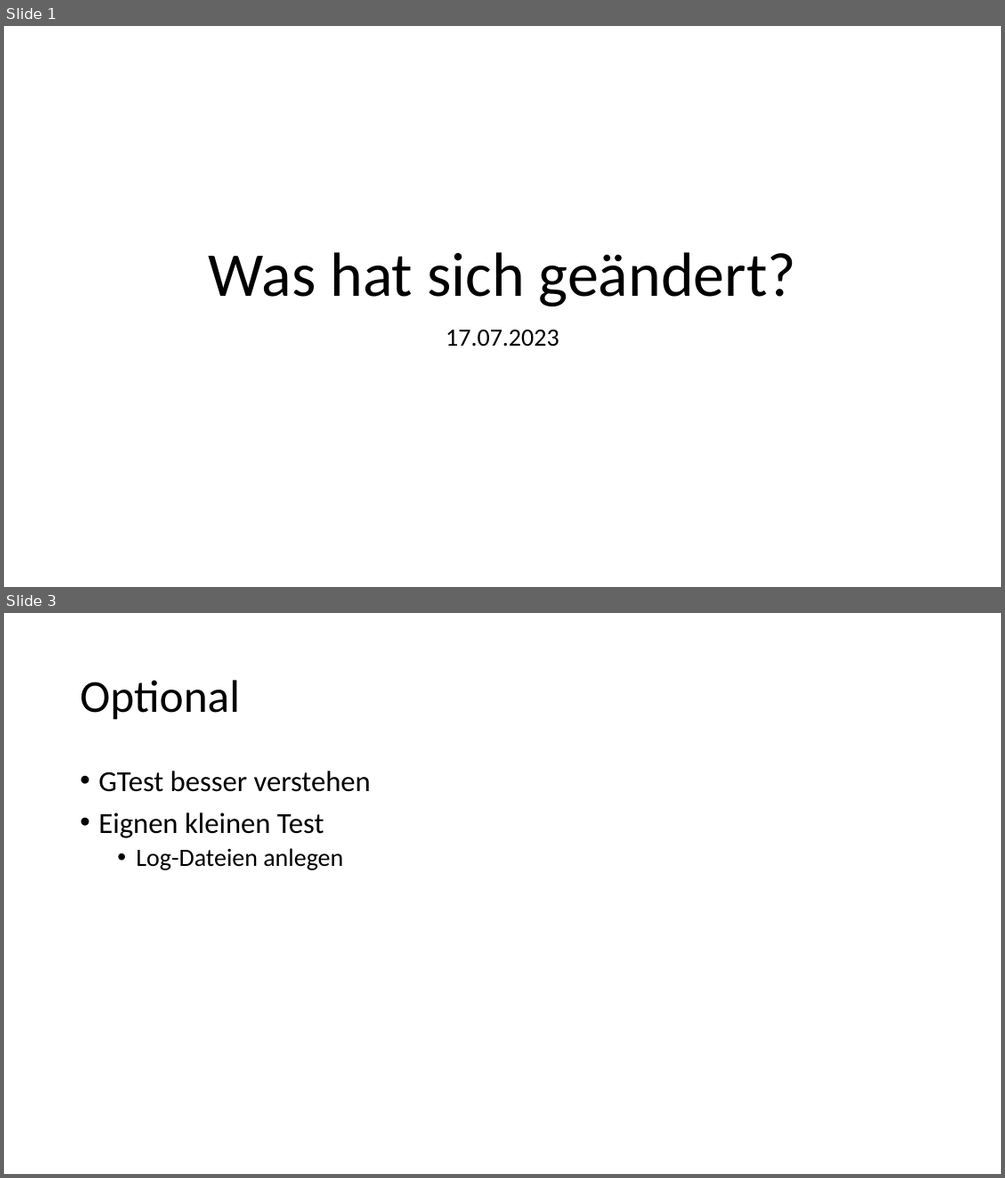
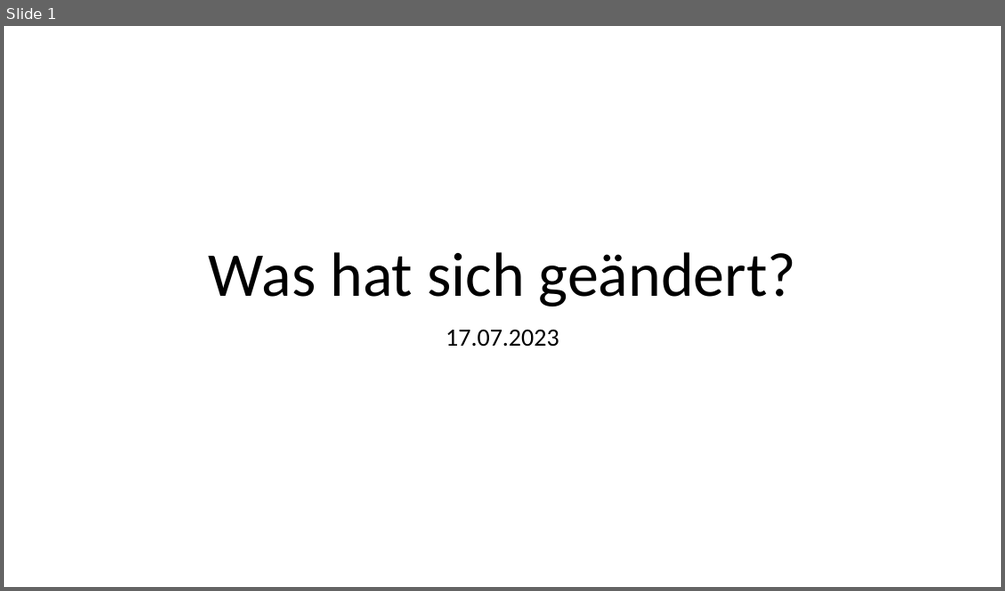
Before and after one commit to AnonyMIkus/sciascid-libpaxos-d255f8b67a32, a slide deck: Vortrag/2023_07_17.pptx. Shown one above the other, each under a label of ours: slides 1 and 3 before the commit, slide 1 after it; the slides between them are not shown. The pictures are 1005x1178 and 1005x591 pixels, drawn with LibreOffice and Linux fonts; fonts in the diff are those of the drawing. Boxes give left, top, right and bottom in pixels: in the first picture for what was removed or moved away, otherwise in the second. Text is boxed around its words. In the diff, an @@ line names an element or a change of style, - is before the commit and + after.

```diff
--- a/Vortrag/2023_07_17.pptx
+++ b/Vortrag/2023_07_17.pptx
@@ slide 3 removed at box(4, 613, 1001, 1174), background #FFFFFF @@
@@ title removed at box(80, 680, 240, 720) @@
-Optional
@@ text removed at box(98, 771, 371, 870) @@
-• GTest besser verstehen
-• Eignen kleinen Test
-  • Log-Dateien anlegen
```
Also in this commit, not shown: 2 slides changed, 1 slide added, 17 other files.
